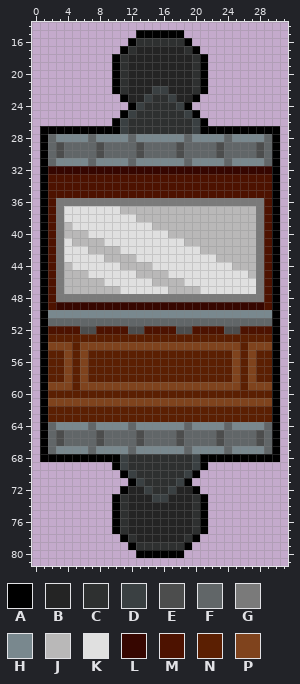
A sprite sheet gets an edit: Assets/Sprites/Tilemap_elevator.png. The picture above was drawn from the file before the commit.
The file is 32x96 pixels. Shown: x 0..31, y 14..81.
Palette (. is transparent): A #000000  B #242424  C #2e3030  D #3a4042  E #4c4d4d  F #616668  G #7a7a7a  H #79888e  J #b9b8b8  K #e0e0e0  L #360600  M #4d1200  N #5b1f02  P #7f431d
Pixels before, first column x 1:
15 ............AAAAAA............
16 ...........ACCCCCCA...........
17 ..........ACBBBBBBCA..........
18 .........ACBBBBBBBBCA.........
19 .........ACBBBBBBBBCA.........
20 .........ACBBBBBBBBCA.........
21 .........ACBBBBBBBBCA.........
22 .........ACBBBDDBBBCA.........
23 ..........ABBDCCDBBA..........
24 ...........ADCCCCDA...........
25 ..........ADCCCCCCDA..........
26 .........ADCCCCCCCCDA.........
27 AAAAAAAAAADCCCCCCCCDAAAAAAAAAA
28 AFHHHHFHHHHFHHHHHHFHHHHFHHHHFA
29 AFEFFFFEFFFFEFFFFEFFFFEFFFFEFA
30 AFEFFFFEFFFFEFFFFEFFFFEFFFFEFA
31 AFHHHHFHHHHFHHHHHHFHHHHFHHHHFA
32 ALLLLLLLLLLLLLLLLLLLLLLLLLLLLA
33 AMMMMMMMMMMMMMMMMMMMMMMMMMMMMA
34 AMMMMMMMMMMMMMMMMMMMMMMMMMMMMA
35 AMMMMMMMMMMMMMMMMMMMMMMMMMMMMA
36 AMGGGGGGGGGGGGGGGGGGGGGGGGGGMA
37 AMGKKKKKKKJJJJJJJJJJJJJJJJJGMA
38 AMGKKKKKKKKKJJJJJJJJJJJJJJJGMA
39 AMGJKKKKKKKKKKJJJJJJJJJJJJJGMA
40 AMGJJJKKKKKKKKKKJJJJJJJJJJJGMA
41 AMGKJJJJKKKKKKKKKKJJJJJJJJJGMA
42 AMGKKKJJJJKKKKKKKKKKJJJJJJJGMA
43 AMGKKKKKJJJJKKKKKKKKKKJJJJJGMA
44 AMGJKKKKKKJJJJKKKKKKKKKKJJJGMA
45 AMGJJJKKKKKKJJJJKKKKKKKKKKJGMA
46 AMGJJJJJKKKKKKJJJJKKKKKKKKKGMA
47 AMGJJJJJJJKKKKKKJJJJKKKKKKKGMA
48 AMGGGGGGGGGGGGGGGGGGGGGGGGGGMA
49 AMLLLLLLLLLLLLLLLLLLLLLLLLLLMA
50 AHHHHHHHHHHHHHHHHHHHHHHHHHHHHA
51 AFFFFFFFFFFFFFFFFFFFFFFFFFFFFA
52 AMMMMEEMMMMEEMMMMEEMMMMEEMMMMA
53 ANNNNNNNNNNNNNNNNNNNNNNNNNNNNA
54 APPPNPPPPPPPPPPPPPPPPPPPPNPPPA
55 ANNPNPNNNNNNNNNNNNNNNNNNPNPNNA
56 ANNPNPNNNNNNNNNNNNNNNNNNPNPNNA
57 ANNPNPNNNNNNNNNNNNNNNNNNPNPNNA
58 ANNPNPNNNNNNNNNNNNNNNNNNPNPNNA
59 APPPNPPPPPPPPPPPPPPPPPPPPNPPPA
60 ANNNNNNNNNNNNNNNNNNNNNNNNNNNNA
61 APPPPPPPPPPPPPPPPPPPPPPPPPPPPA
62 ANNNNNNNNNNNNNNNNNNNNNNNNNNNNA
63 ANNNNNNNNNNNNNNNNNNNNNNNNNNNNA
64 AFHHHHFHHHHFHHHHHHFHHHHFHHHHFA
65 AFEFFFFEFFFFEFFFFEFFFFEFFFFEFA
66 AFEFFFFEFFFFEFFFFEFFFFEFFFFEFA
67 AFHHHHFHHHHFHHHHHHFHHHHFHHHHFA
68 AAAAAAAAAADCCCCCCCCDAAAAAAAAAA
69 .........ADCCCCCCCCDA.........
70 ..........ADCCCCCCDA..........
71 ...........ADCCCCDA...........
72 ..........ABBDCCDBBA..........
73 .........ACBBBDDBBBCA.........
74 .........ACBBBBBBBBCA.........
75 .........ACBBBBBBBBCA.........
76 .........ACBBBBBBBBCA.........
77 .........ACBBBBBBBBCA.........
78 ..........ACBBBBBBCA..........
79 ...........ACCCCCCA...........
80 ............AAAAAA............
And afterwards:
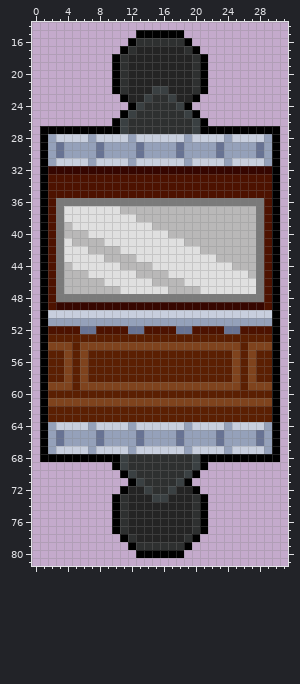
The commit says: Add missing stands and more tilemap
Difference:
colour E: #4c4d4d -> #687393
colour F: #616668 -> #95a1ba
colour H: #79888e -> #c8cfde
Changed places in both pictures, as pixel boxes (x1, y1, x2, y2):
changed: (48, 134, 272, 166)
changed: (48, 310, 272, 334)
changed: (48, 422, 272, 454)
